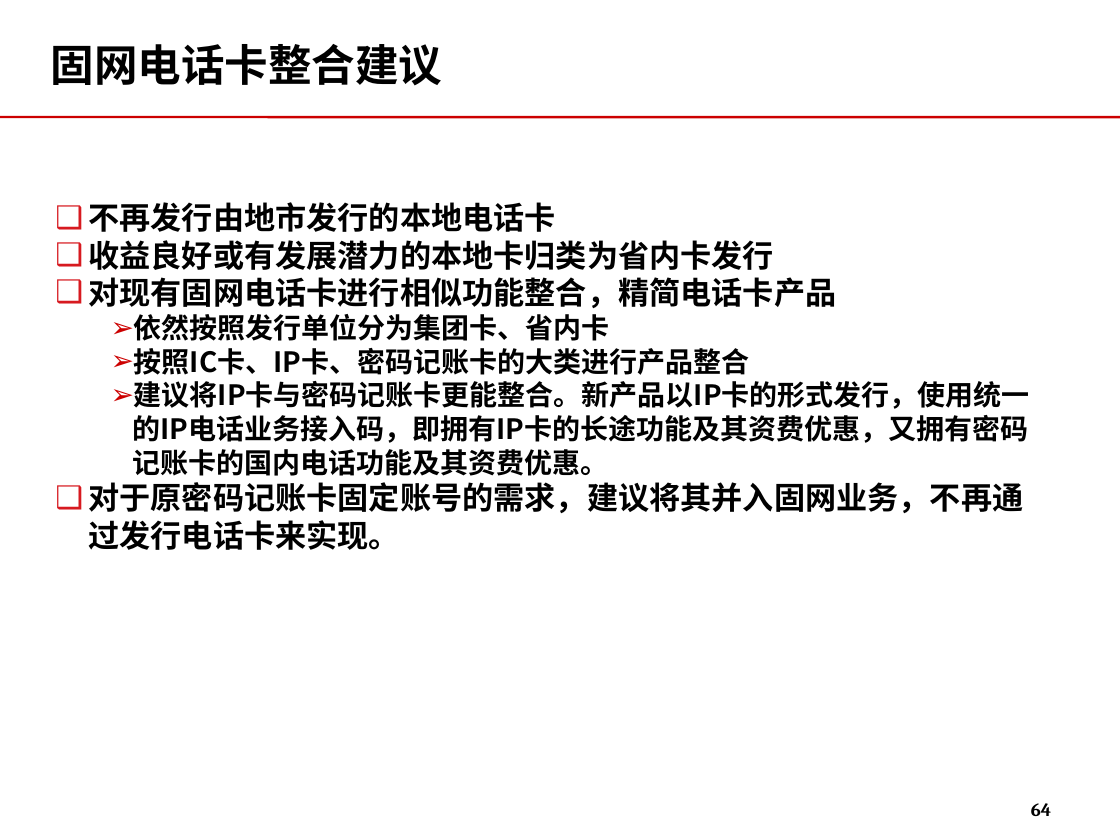
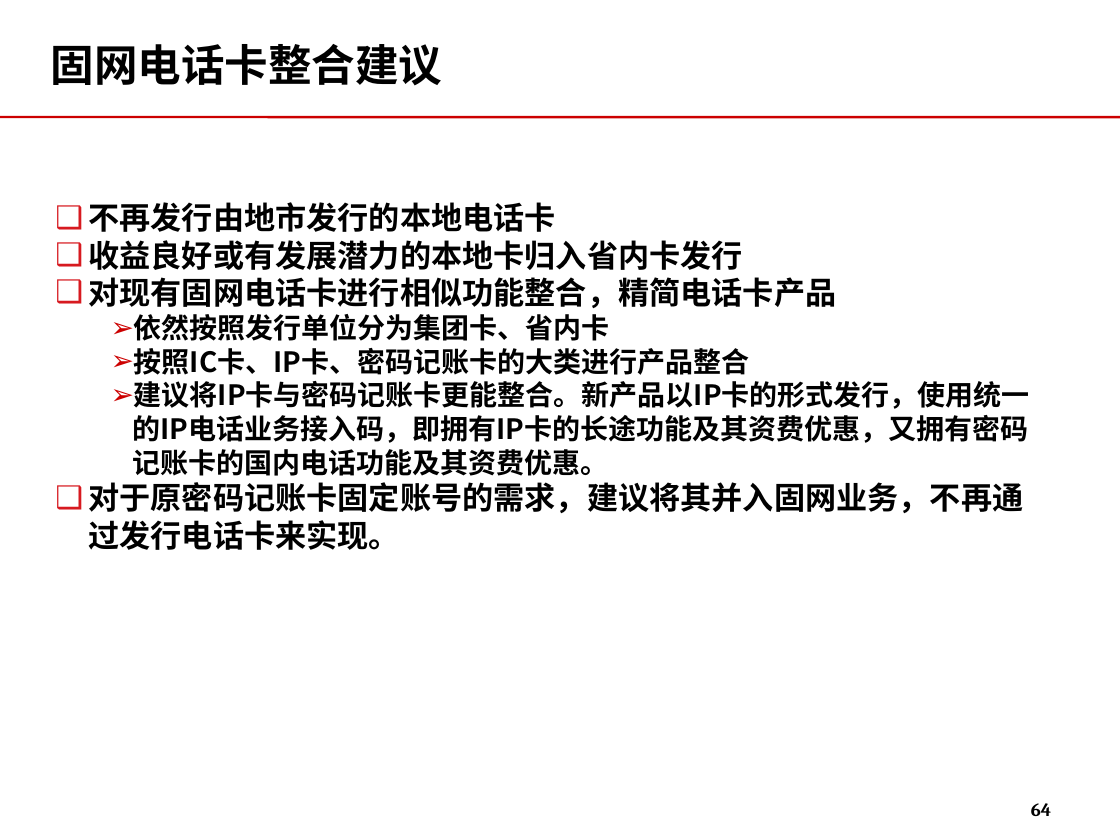
Before and after one commit to momo1101/unicardsrch, a slide deck: slide 64 of 软课题文本/软课题-中国联通电信卡业务及策略研究.ppt. Drawn at 1120x840 pixels with LibreOffice and Linux fonts; fonts in the diff are those of the drawing; background and template pictures are left out. Boxes give left, top, right and bottom in pixels: in the first picture for what was removed or moved away, otherwise in the second. Text is boxed around its words. In the diff, an @@ line names an element or a change of style, - is before the commit and + after.

```diff
--- a/软课题文本/软课题-中国联通电信卡业务及策略研究.ppt
+++ b/软课题文本/软课题-中国联通电信卡业务及策略研究.ppt
@@ text at (89, 240, 743, 270): text changed @@
-❑ 收益良好或有发展潜力的本地卡归类为省内卡发行
+❑ 收益良好或有发展潜力的本地卡归入省内卡发行
```
